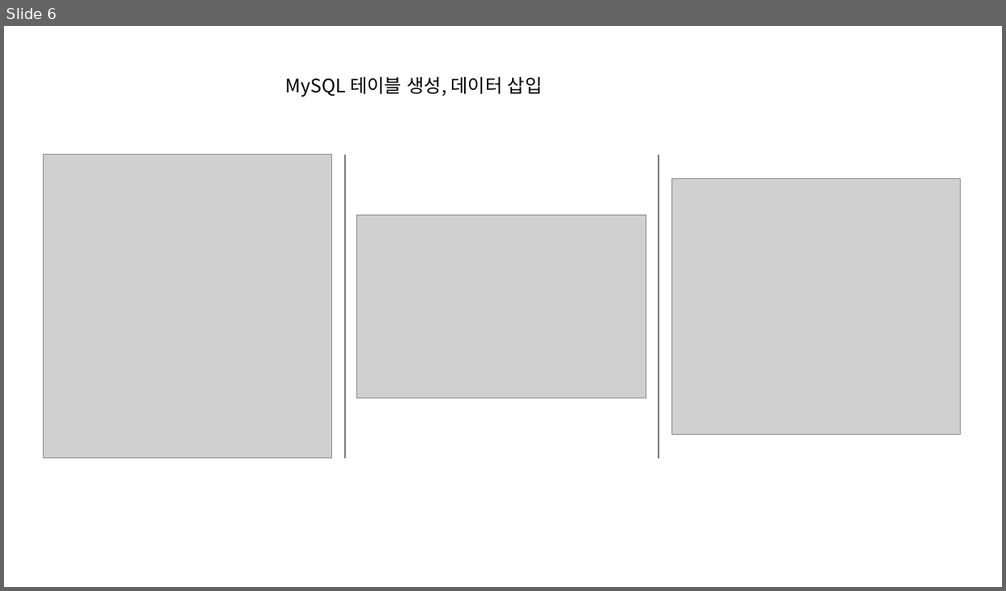
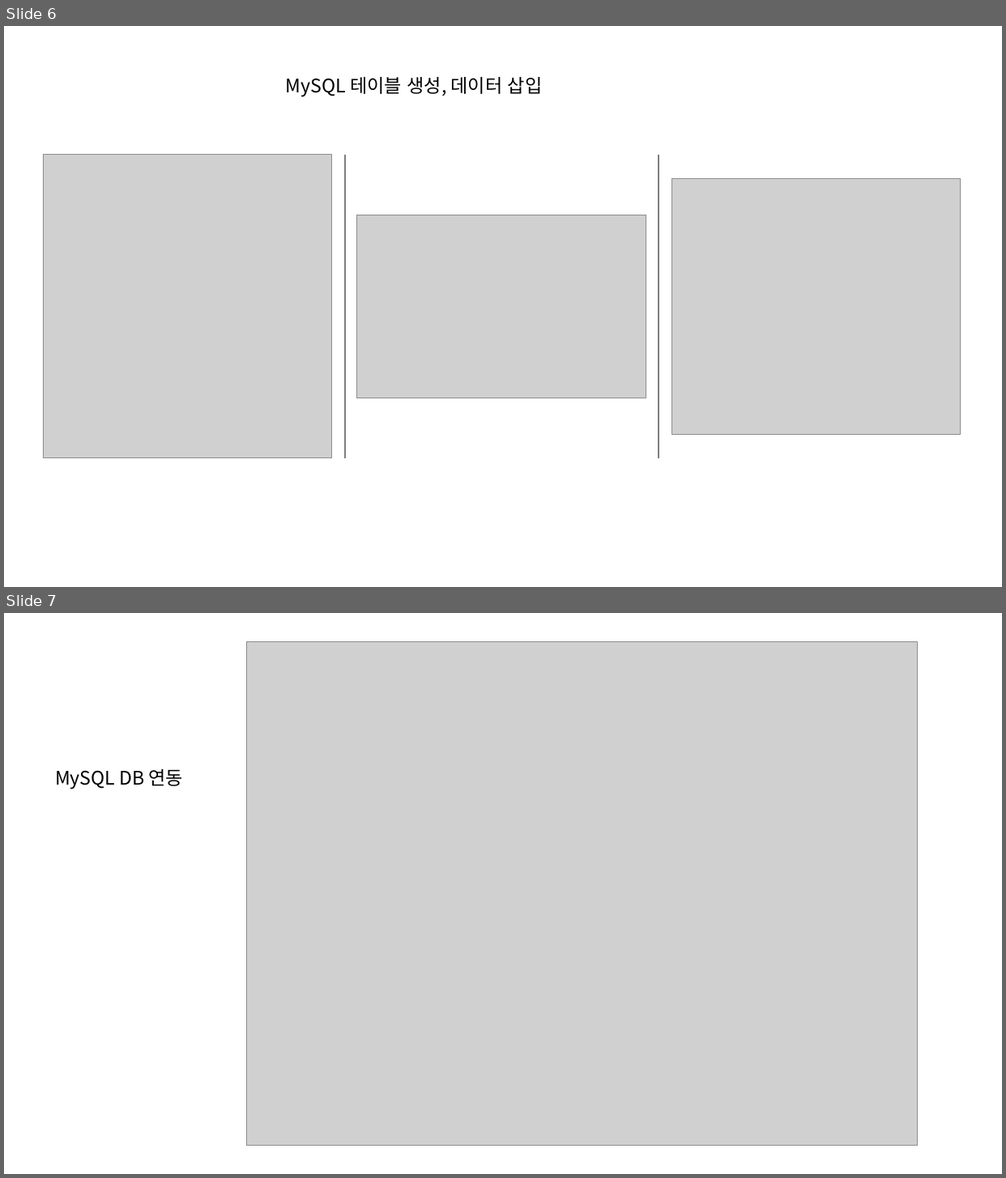
Before and after one commit to heoheoyun/java, a slide deck: ReportF/202241408 허윤 java.pptx. Shown one above the other, each under a label of ours: slide 6 before the commit, slides 6 and 7 after it. The pictures are 1006x591 and 1006x1178 pixels, drawn with LibreOffice and Linux fonts; fonts in the diff are those of the drawing; grey boxes stand for pictures. Boxes give left, top, right and bottom in pixels: in the first picture for what was removed or moved away, otherwise in the second. Text is boxed around its words. In the diff, an @@ line names an element or a change of style, - is before the commit and + after.

```diff
--- a/ReportF/202241408 허윤 java.pptx
+++ b/ReportF/202241408 허윤 java.pptx
@@ slide 7 added at [4,613,1002,1174], background #FFFFFF @@
@@ picture added at [246,642,918,1145] @@
@@ text added at [55,769,184,790], 18 pt, text #000000 @@
+MySQL DB 연동
```
Also in this commit, not shown: 1 slide changed, 3 other slides added, 4 slides removed.
